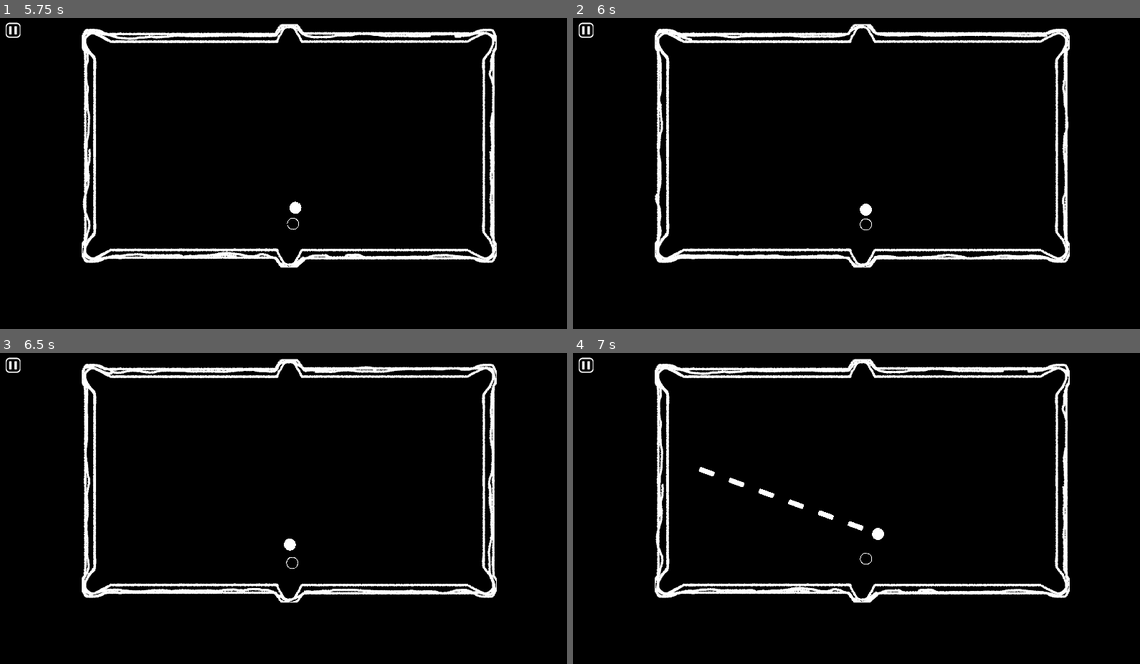
Above: before the commit, frames 1-4 (two rows, left to right).
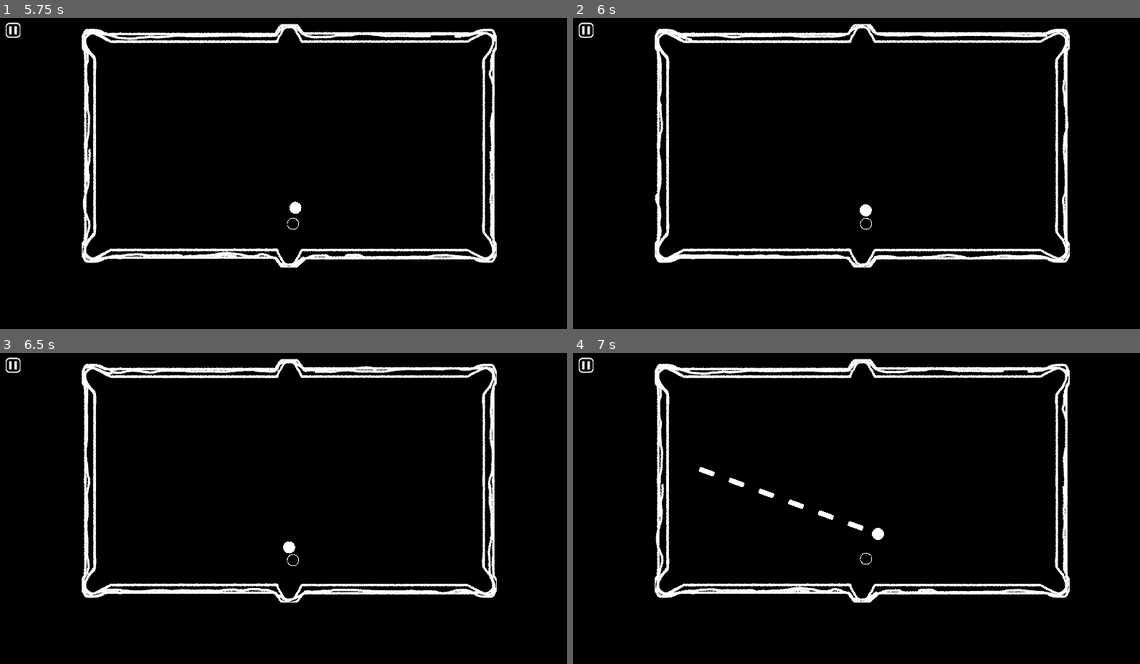
Above: after the commit, the same moments.

Repository: Muirotidua/IMGD1001-Project
Game: Godot game, scene res://scenes/splash_screen.tscn
Two runs of this game, one before a commit and one after it. Both use one fixed random seed, a clock stepped at 60 frames per second and the inputs below.
Inputs (mouse positions are in pixels of both pictures, inside the frame that each line leads up to):
- Up to frame 1 (5.75 s): move the mouse to (413, 161) at 0.52 s; hold Space (ball_hit) 0.53-1.25 s; click (515, 229) at 1.25 s; click (515, 229) at 2 s; click "1" at 2.75 s; move the mouse to (170, 195) at 3.52 s; tap I (print_info) at 3.6 s; move the mouse to (345, 108) at 4.27 s; tap Backspace (rewind_shot) at 4.35 s; move the mouse to (260, 241) at 5.02 s; tap Space (ball_hit) at 5.1 s
- Up to frame 2 (6 s): move the mouse to (1032, 226) at 5.77 s; tap I (print_info) at 5.85 s
- Up to frame 3 (6.5 s): no input
- Up to frame 4 (7 s): move the mouse to (686, 464) at 6.52 s; tap Backspace (rewind_shot) at 6.6 s

Frame 1 is identical in both runs. In frame 2, less than 0.1% of the frame differs, in the area x 50-53%, y 59-69%; in frame 3, less than 0.1%, in the area x 49-53%, y 59-70%; in frame 4, less than 0.1%.

Commit message:
Damps balls in pockets

Diff:
--- a/scenes/boundary_table.tscn
+++ b/scenes/boundary_table.tscn
@@ -28,10 +28,6 @@
 
 [sub_resource type="RectangleShape2D" id="RectangleShape2D_v02g2"]
 size = Vector2(100, 100)
-
-[sub_resource type="SegmentShape2D" id="SegmentShape2D_wl8ks"]
-a = Vector2(54.75464, 56.346497)
-b = Vector2(-42.012207, 46.728745)
 
 [node name="Boundary_Table" type="Node2D"]
 position = Vector2(200, 0)
@@ -81,7 +77,7 @@
 collision_layer = 2
 
 [node name="CollisionShape2D" type="CollisionShape2D" parent="Pockets/TL Pocket"]
-position = Vector2(108.00001, 93.00001)
+position = Vector2(101.24998, 84.49999)
 rotation = 0.7853982
 shape = SubResource("RectangleShape2D_v02g2")
 
@@ -89,7 +85,7 @@
 collision_layer = 2
 
 [node name="CollisionShape2D" type="CollisionShape2D" parent="Pockets/BL Pocket"]
-position = Vector2(115.999985, 1016)
+position = Vector2(106.25004, 1038.25)
 rotation = 0.7853982
 shape = SubResource("RectangleShape2D_v02g2")
 
@@ -97,7 +93,7 @@
 collision_layer = 2
 
 [node name="CollisionShape2D" type="CollisionShape2D" parent="Pockets/BR Pocket"]
-position = Vector2(1801.0001, 1022.0002)
+position = Vector2(1825, 1037.0001)
 rotation = 0.7853982
 shape = SubResource("RectangleShape2D_v02g2")
 
@@ -105,7 +101,7 @@
 collision_layer = 2
 
 [node name="CollisionShape2D" type="CollisionShape2D" parent="Pockets/TR Pocket"]
-position = Vector2(1800.0001, 100)
+position = Vector2(1822.5, 85.749985)
 rotation = 0.7853982
 shape = SubResource("RectangleShape2D_v02g2")
 
@@ -113,57 +109,15 @@
 collision_layer = 2
 
 [node name="CollisionShape2D" type="CollisionShape2D" parent="Pockets/TC Pocket"]
-position = Vector2(960, 49)
+position = Vector2(958.75, 34.5)
 shape = SubResource("RectangleShape2D_v02g2")
 
 [node name="BC Pocket" type="Area2D" parent="Pockets"]
 collision_layer = 2
 
 [node name="CollisionShape2D" type="CollisionShape2D" parent="Pockets/BC Pocket"]
-position = Vector2(958, 1063)
+position = Vector2(961.24994, 1079.4999)
 shape = SubResource("RectangleShape2D_v02g2")
-
-[node name="OneWayPockets" type="StaticBody2D" parent="."]
-position = Vector2(0, -17)
-
-[node name="CollisionShape2D" type="CollisionShape2D" parent="OneWayPockets"]
-position = Vector2(130.99997, 1020)
-rotation = 3.7597594
-shape = SubResource("SegmentShape2D_wl8ks")
-one_way_collision = true
-
-[node name="CollisionShape2D2" type="CollisionShape2D" parent="OneWayPockets"]
-position = Vector2(103, 107)
-rotation = 5.3145275
-shape = SubResource("SegmentShape2D_wl8ks")
-one_way_collision = true
-
-[node name="CollisionShape2D3" type="CollisionShape2D" parent="OneWayPockets"]
-position = Vector2(950.99994, 53)
-rotation = -0.05934126
-shape = SubResource("SegmentShape2D_wl8ks")
-one_way_collision = true
-
-[node name="CollisionShape2D4" type="CollisionShape2D" parent="OneWayPockets"]
-position = Vector2(977.99994, 1056)
-rotation = 3.0141835
-scale = Vector2(0.99999994, 0.99999994)
-shape = SubResource("SegmentShape2D_wl8ks")
-one_way_collision = true
-
-[node name="CollisionShape2D5" type="CollisionShape2D" parent="OneWayPockets"]
-position = Vector2(1787.0001, 94.999954)
-rotation = 0.7819075
-scale = Vector2(0.99999994, 0.99999994)
-shape = SubResource("SegmentShape2D_wl8ks")
-one_way_collision = true
-
-[node name="CollisionShape2D6" type="CollisionShape2D" parent="OneWayPockets"]
-position = Vector2(1807, 1000.9999)
-rotation = 2.211332
-scale = Vector2(0.9999999, 0.9999999)
-shape = SubResource("SegmentShape2D_wl8ks")
-one_way_collision = true
 
 [node name="Node2D" type="Node2D" parent="."]
 position = Vector2(0, -17)
--- a/scenes/cue_ball.tscn
+++ b/scenes/cue_ball.tscn
@@ -29,7 +29,7 @@
 }]
 
 [sub_resource type="CircleShape2D" id="CircleShape2D_nkrrx"]
-radius = 22.5
+radius = 20.0
 
 [sub_resource type="CanvasItemMaterial" id="CanvasItemMaterial_nkrrx"]
 blend_mode = 1
@@ -58,7 +58,7 @@
 sprite_path = NodePath("FullBall")
 
 [node name="FullBall" type="AnimatedSprite2D" parent="."]
-scale = Vector2(0.06712963, 0.06712963)
+scale = Vector2(0.06, 0.06)
 sprite_frames = SubResource("SpriteFrames_5bgfd")
 autoplay = "default"
 frame_progress = 0.818606
--- a/scenes/eight_ball.tscn
+++ b/scenes/eight_ball.tscn
@@ -24,7 +24,7 @@
 }]
 
 [sub_resource type="CircleShape2D" id="CircleShape2D_w5es4"]
-radius = 25.019981
+radius = 20.0
 
 [node name="EightBall" type="RigidBody2D"]
 physics_material_override = ExtResource("1_712ic")
@@ -35,7 +35,7 @@
 metadata/_custom_type_script = "uid://bu48frm47bqx2"
 
 [node name="Hollowball" type="AnimatedSprite2D" parent="."]
-scale = Vector2(0.075, 0.075)
+scale = Vector2(0.06, 0.06)
 sprite_frames = SubResource("SpriteFrames_v6toh")
 autoplay = "default"
 frame_progress = 0.8289112
--- a/scenes/pool_ball.tscn
+++ b/scenes/pool_ball.tscn
@@ -16,7 +16,7 @@
 }]
 
 [sub_resource type="CircleShape2D" id="CircleShape2D_w5es4"]
-radius = 22.5
+radius = 20.0
 
 [node name="PoolBall" type="RigidBody2D"]
 physics_material_override = ExtResource("1_w5es4")
@@ -27,7 +27,7 @@
 metadata/_custom_type_script = "uid://bu48frm47bqx2"
 
 [node name="Hollowball" type="AnimatedSprite2D" parent="."]
-scale = Vector2(0.075, 0.075)
+scale = Vector2(0.067, 0.067)
 sprite_frames = SubResource("SpriteFrames_kji1i")
 
 [node name="CollisionShape2D" type="CollisionShape2D" parent="."]
--- a/scripts/base_ball.gd
+++ b/scripts/base_ball.gd
@@ -52,6 +52,7 @@
 		inmotion = true
 		motion_label.text = "TRUE"
 	if pocketing:
+		linear_damp = 50
 		sprite.set_scale(sprite.get_scale() - Vector2(0.2, 0.2) * delta)
 		if sprite.scale.length() <= 0.01:
 			pocket()
Not shown: 1 places in scenes/boundary_table.tscn that only renumber resources
